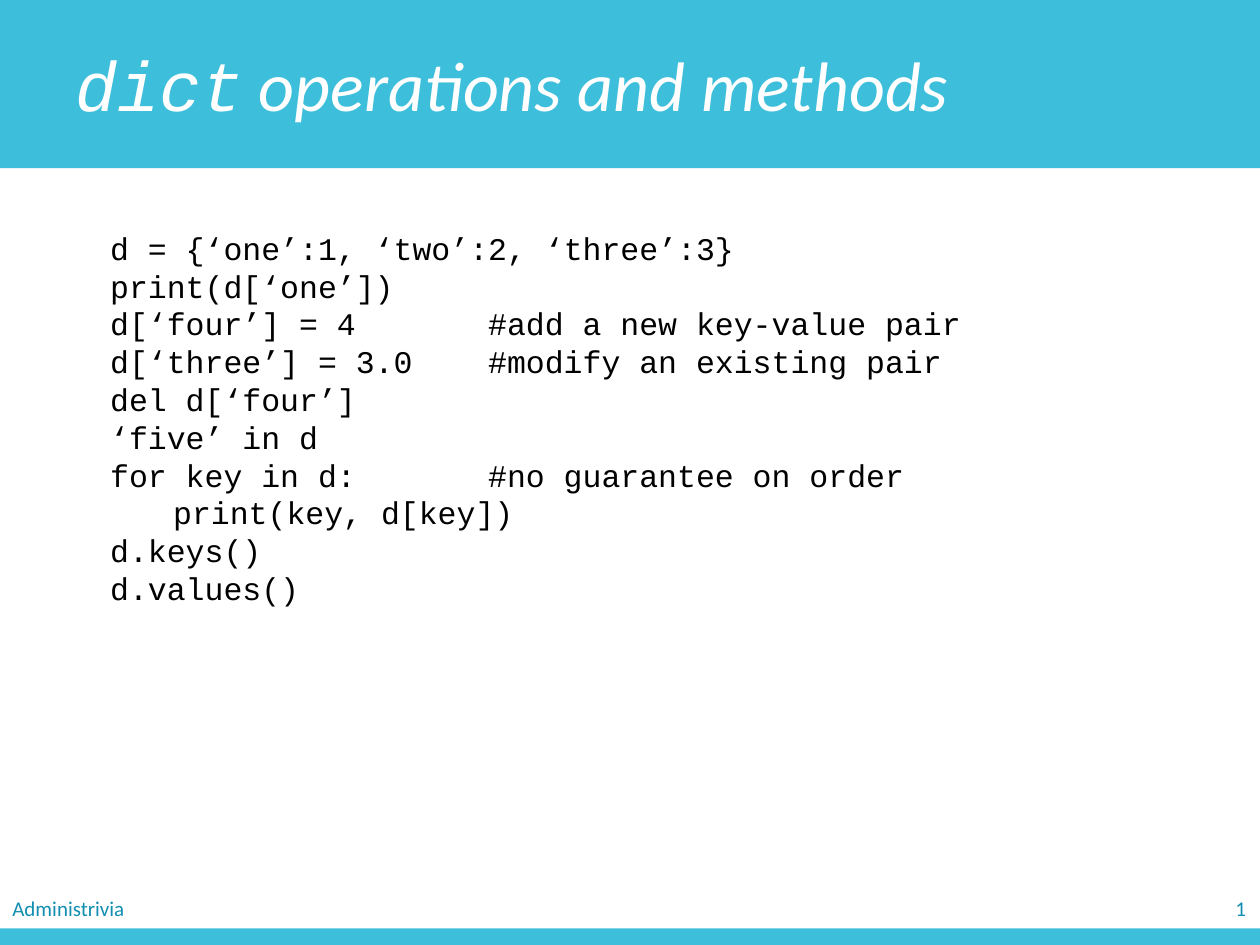
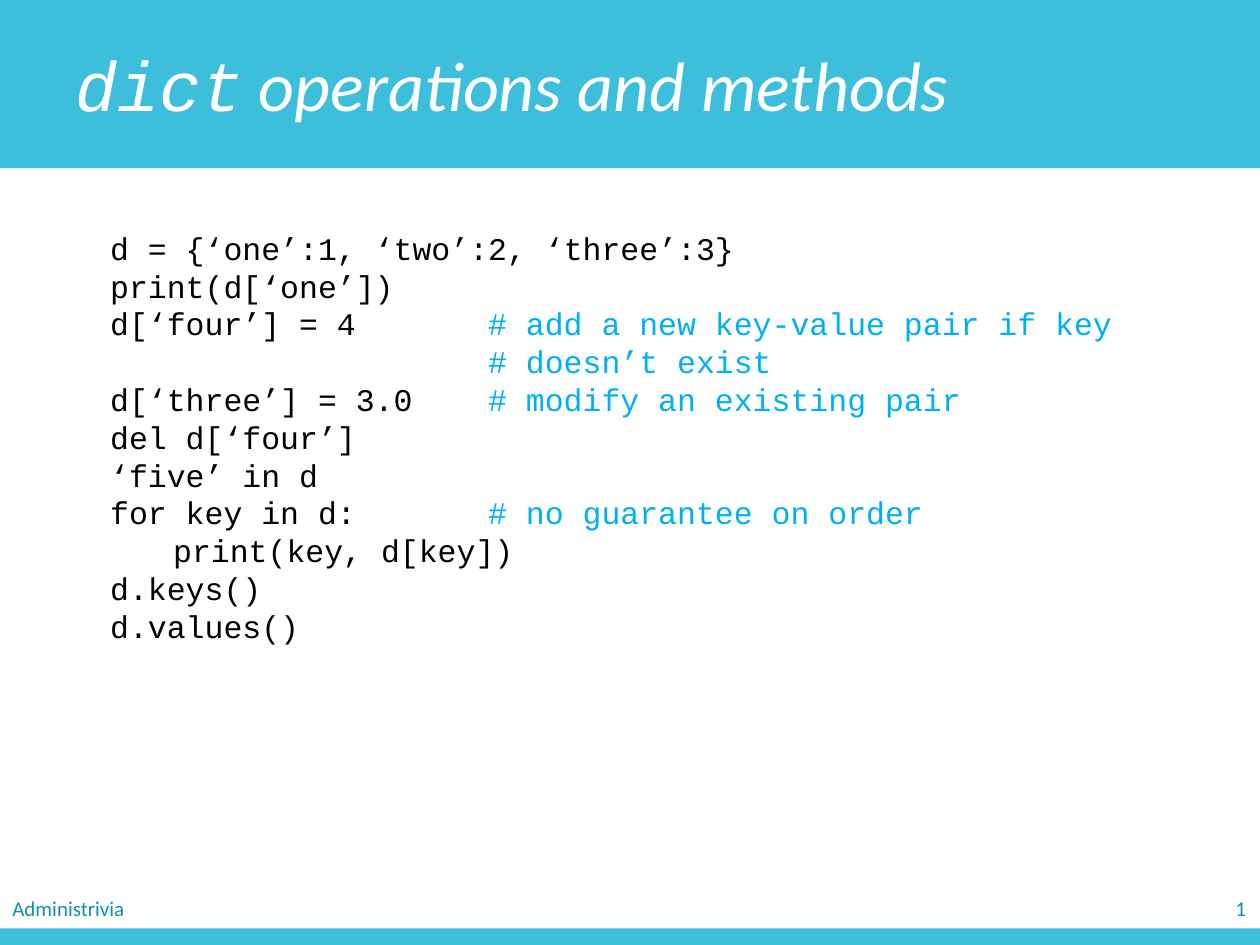
Before and after one commit to zichengliao/zuics101-fa17, a slide deck: slide 13 of lectures/lec11/lec11.pptx. Drawn at 1260x945 pixels with LibreOffice and Linux fonts; fonts in the diff are those of the drawing. Boxes give left, top, right and bottom in pixels: in the first picture for what was removed or moved away, otherwise in the second. Text is boxed around its words. In the diff, an @@ line names an element or a change of style, - is before the commit and + after.

```diff
--- a/lectures/lec11/lec11.pptx
+++ b/lectures/lec11/lec11.pptx
@@ text at (110,313,1112,418): text changed; text colour #000000 to #00B0F0 @@
-d[‘four’] = 4 #add a new key-value pair
-d[‘three’] = 3.0 #modify an existing pair
+d[‘four’] = 4 # add a new key-value pair if key
+# doesn’t exist
+d[‘three’] = 3.0 # modify an existing pair
@@ text at (110,502,922,531): text changed; text colour #000000 to #00B0F0 @@
-for key in d: #no guarantee on order
+for key in d: # no guarantee on order
```
Also in this commit, not shown: 14 other slides changed, 3 slides added, 4 slides removed, 5 other files.
